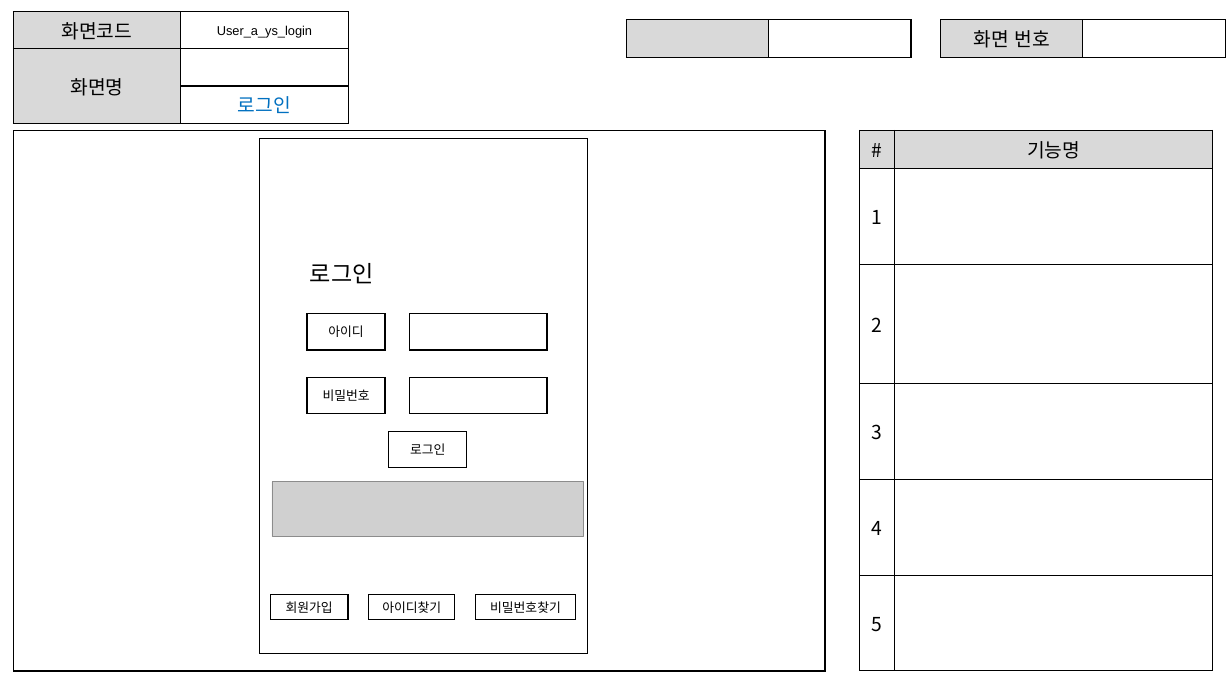
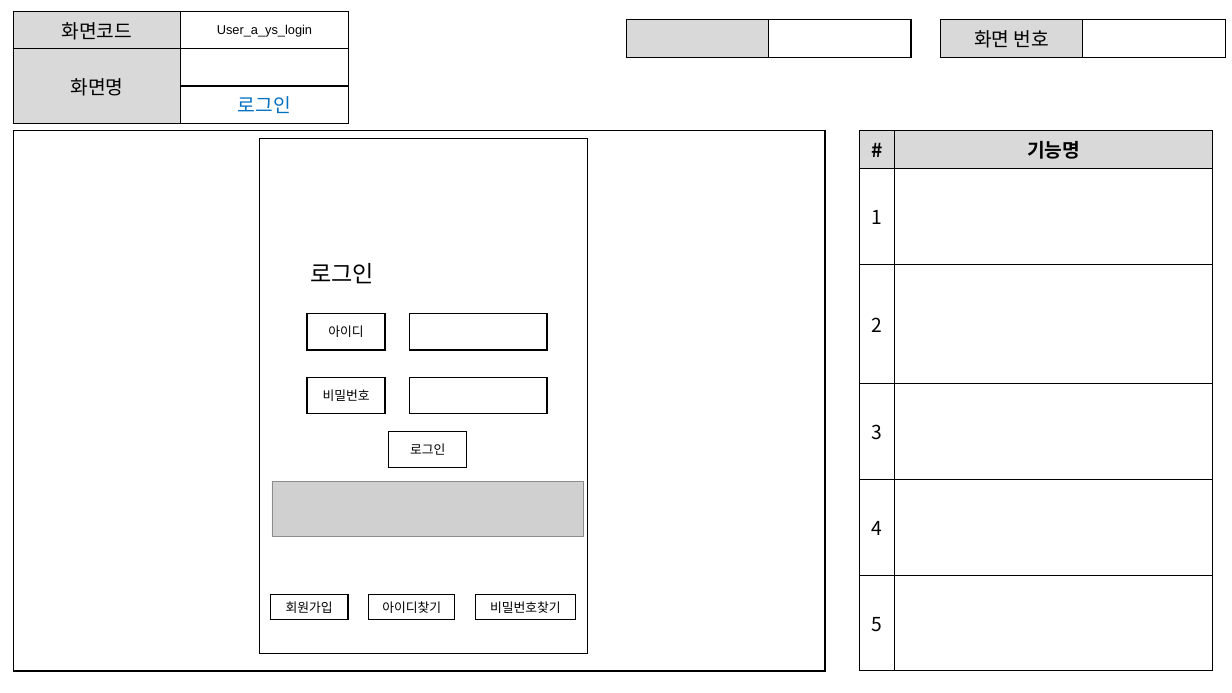
Before and after one commit to ezenteam2/EzenCrowdFunding, a slide deck: slide 5 of project03 화면설계서/project03 - 화면 설계서 - 용승.pptx. Drawn at 1232x693 pixels with LibreOffice and Linux fonts; fonts in the diff are those of the drawing; grey boxes stand for pictures. Boxes give left, top, right and bottom in pixels: in the first picture for what was removed or moved away, otherwise in the second. Text is boxed around its words. In the diff, an @@ line names an element or a change of style, - is before the commit and + after.

```diff
--- a/project03 화면설계서/project03 - 화면 설계서 - 용승.pptx
+++ b/project03 화면설계서/project03 - 화면 설계서 - 용승.pptx
@@ table at (860,130,1213,671) @@
@@ bold on in "#", "기능명" @@
@@ rectangle added at (475,595,575,620), fill #FFFFFF, outline #000000 1 pt @@
@@ text "비밀번호찾기": place and size @@
-text "비밀번호찾기" at (475,595,575,620)
+text "비밀번호찾기" at (490,601,561,613)
@@ text "비밀번호찾기" at (490,601,561,613): fill #FFFFFF to none; outline #000000 1 pt to none @@
```
Also in this commit, not shown: 11 other slides changed, 2 slides added.
